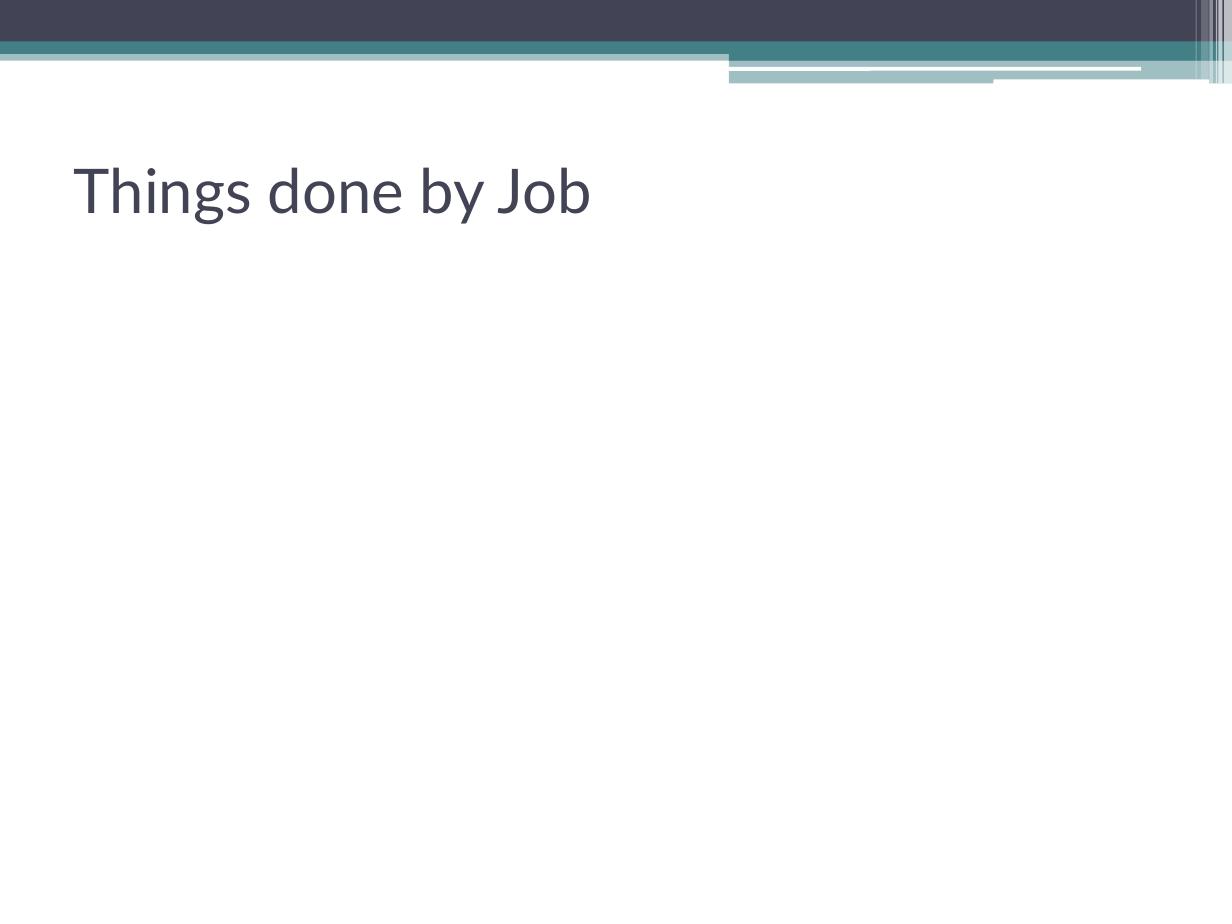
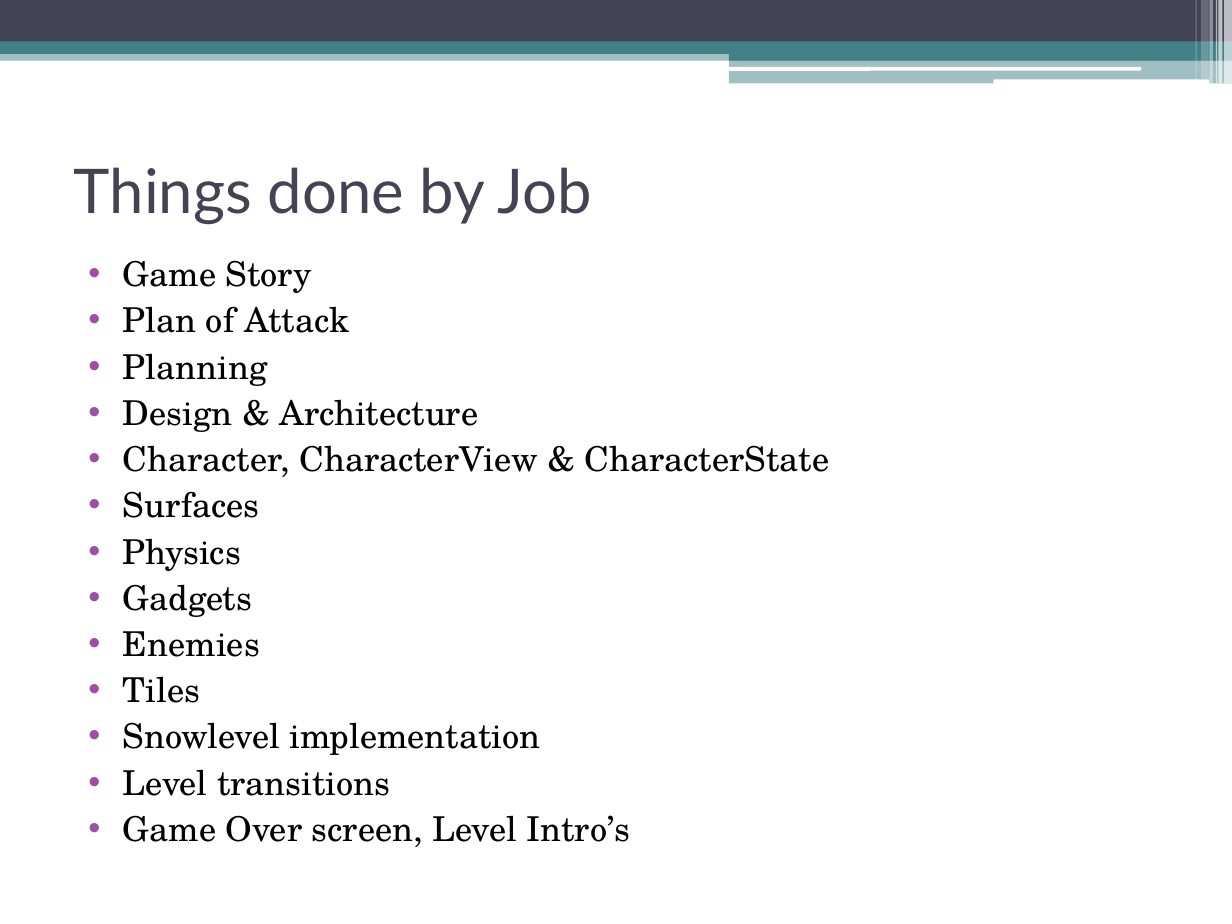
Before and after one commit to IAmWaseem/windespacman, a slide deck: slide 14 of Group 3 – Presentation.ppt. Drawn at 1232x924 pixels with LibreOffice and Linux fonts; fonts in the diff are those of the drawing. Boxes give left, top, right and bottom in pixels: in the first picture for what was removed or moved away, otherwise in the second. Text is boxed around its words. In the diff, an @@ line names an element or a change of style, - is before the commit and + after.

```diff
--- a/Group 3 – Presentation.ppt
+++ b/Group 3 – Presentation.ppt
@@ text added at [123, 260, 829, 847], 20 pt, text #000000 @@
+• Game Story
+• Plan of Attack
+• Planning
+• Design & Architecture
+• Character, CharacterView & CharacterState
+• Surfaces
+• Physics
+• Gadgets
+• Enemies
+• Tiles
+• Snowlevel implementation
+• Level transitions
+• Game Over screen, Level Intro’s
```
Also in this commit, not shown: 1 other slide changed.
